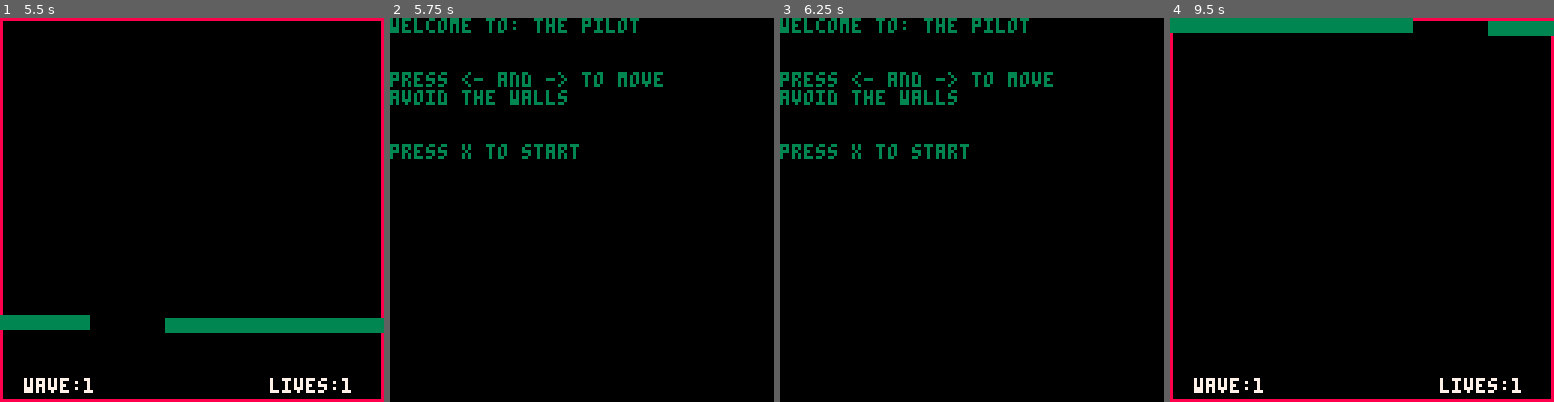
Above: before the commit, frames 1-4 (left to right).
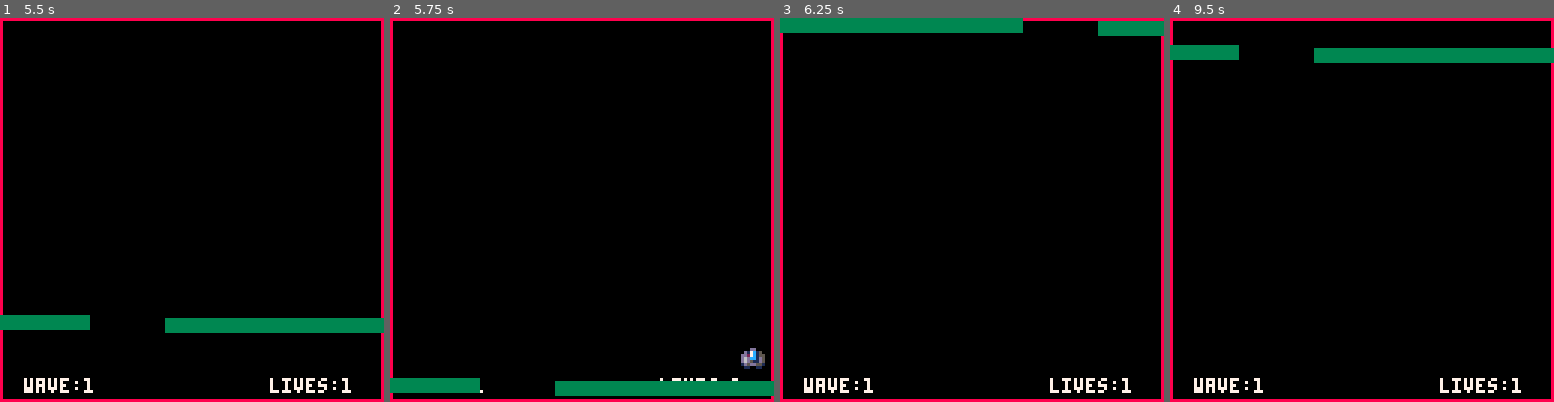
Above: after the commit, the same moments.

Repository: shen-sat/pilot
Game: PICO-8 cartridge pilot.p8
Same seed, same stepped clock (60 frames per second), same inputs: the game is played once before the commit and once after it.
Inputs:
- Up to frame 1 (5.5 s): tap X (X key) at 0.33, 1.07, 1.85, 2.97, 4.08, 5.2 s; tap O (Z key) at 0.7, 1.7, 2.1, 2.5, 2.9, 3.3, 3.7, 4.1, 4.5, 4.9, 5.3 s; hold Right 1.6-2.1 s; hold Right 2.47-3.03 s; hold Left 3.08-3.58 s; hold Right 4.02-4.68 s; hold Left from 5.08 s (still down)
- Up to frame 2 (5.75 s): release Left at 5.68 s; tap O (Z key) at 5.7 s
- Up to frame 3 (6.25 s): hold Right from 6.08 s (still down); tap O (Z key) at 6.1 s
- Up to frame 4 (9.5 s): tap X (X key) at 6.32, 7.43, 8.55 s; tap O (Z key) every 0.4 s from 6.5 to 9.3 s; release Right at 6.58 s; hold Right 6.63-7.13 s; hold Right 7.5-8.07 s; hold Left 8.12-8.62 s; hold Right from 9.05 s (still down)

Frame 1 is identical in both runs. In frame 2, 9.6% of the frame differs, in the area x 0-100%, y 0-100%; in frame 3, 7.8%; in frame 4, 6.3%.

Commit message:
Add changing messages

Diff:
--- a/pilot.p8
+++ b/pilot.p8
@@ -64,6 +64,13 @@
  prev_wave = wave
  next_wave = false
 
+ message_lines = {
+  "143 789 5643 94?",
+  "c43 you h64r 94?",
+  "c4n you h6ar u4?",
+  "can you hear us?",
+ }
+ message_lines_index = 1
  message_colors = {1,5,3,11}
  message_color_index = 0
  message_color_counter = 2
@@ -86,6 +93,7 @@
  if wave_increased() == true then
   message_color_index = 0
   message_color_counter = 2
+  message_lines_index += 1
  end
 
  if difficulty > message_color_counter then
@@ -95,7 +103,7 @@
 
  check_difficulty_and_reset_wave()
 
- check_player_hit()
+ -- check_player_hit()
 
  check_player_lives()
 end
@@ -118,10 +126,10 @@
 function display_messages()
  if message_on == false then
   message_on = true
-  print('welcome back',64,64,message_colors[message_color_index])
+  print(message_lines[message_lines_index],58,64,message_colors[message_color_index])
  else
   message_on = false
-  print('welcome back',64,64,message_colors[message_color_index - 1])
+  print(message_lines[message_lines_index],58,64,message_colors[message_color_index - 1])
  end
 end
 
Not shown, changed: TODO.txt
